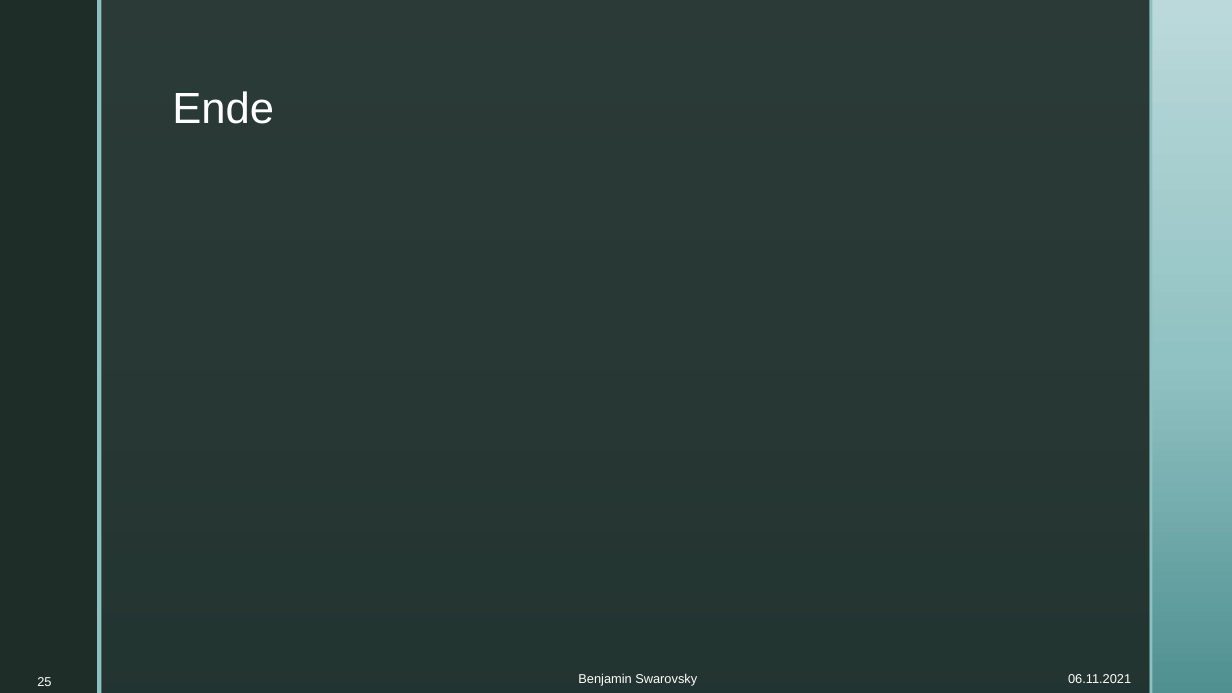
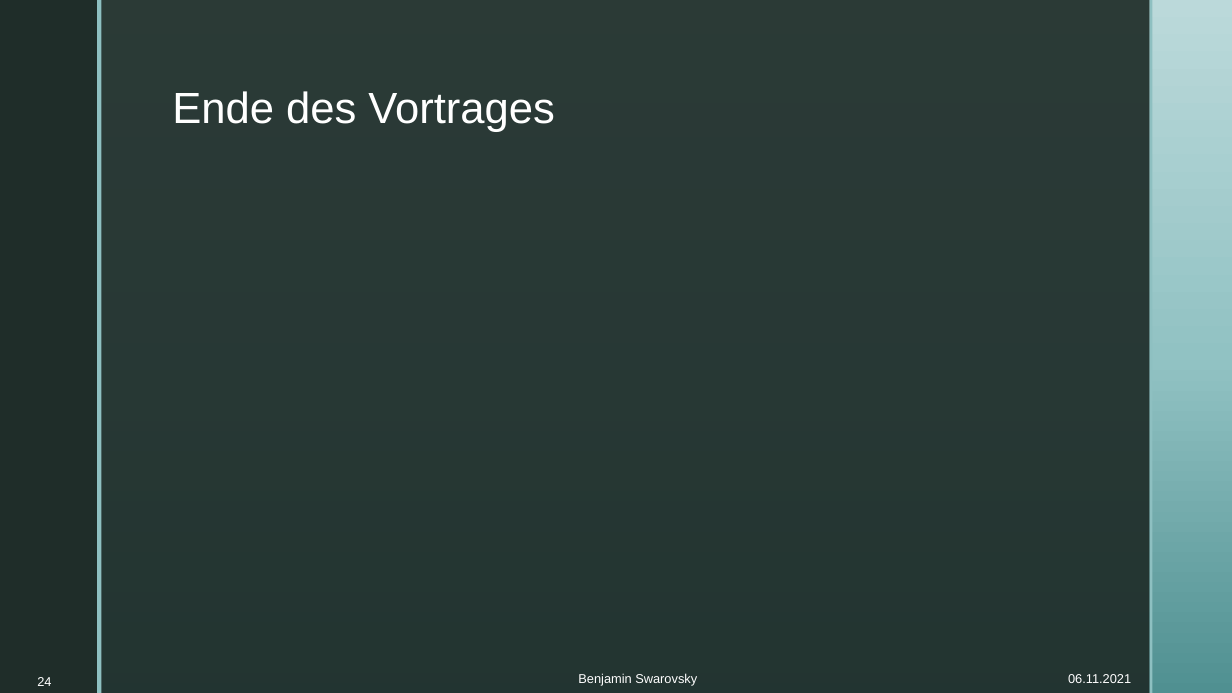
Before and after one commit to BenjaminS01/Abschluss, a slide deck: slide 24 of Vortrag.pptx (slide 25 before the commit). Drawn at 1232x693 pixels with LibreOffice and Linux fonts; fonts in the diff are those of the drawing; background and template pictures are left out. Boxes give left, top, right and bottom in pixels: in the first picture for what was removed or moved away, otherwise in the second. Text is boxed around its words. In the diff, an @@ line names an element or a change of style, - is before the commit and + after.

```diff
--- a/Vortrag.pptx
+++ b/Vortrag.pptx
@@ title at bbox=[172, 91, 554, 132]: text changed @@
-Ende
+Ende des Vortrages
@@ page number at bbox=[37, 677, 51, 686]: text changed @@
-25
+24
```
Also in this commit, not shown: 9 other slides changed, 2 slides added.
